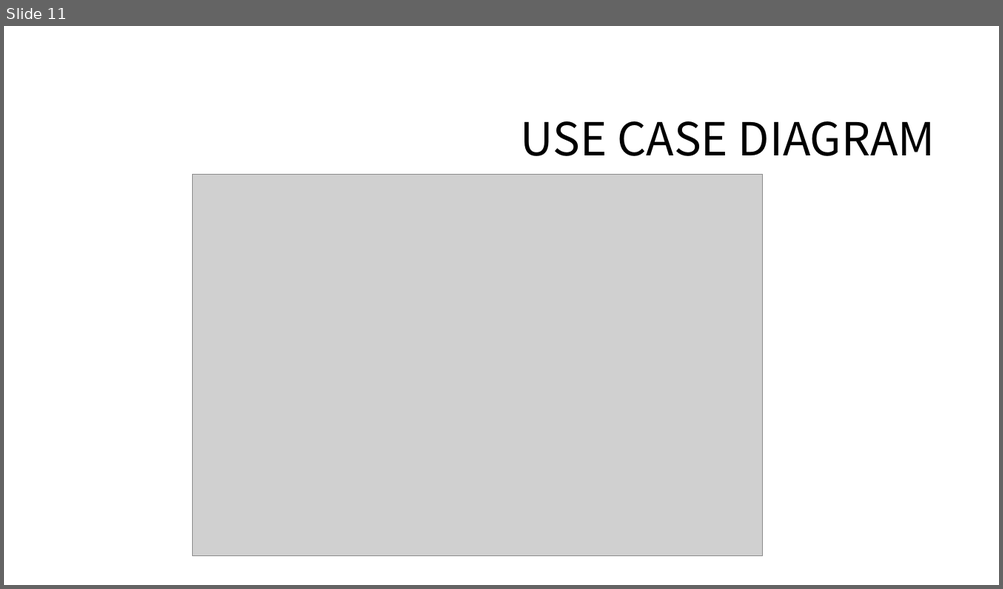
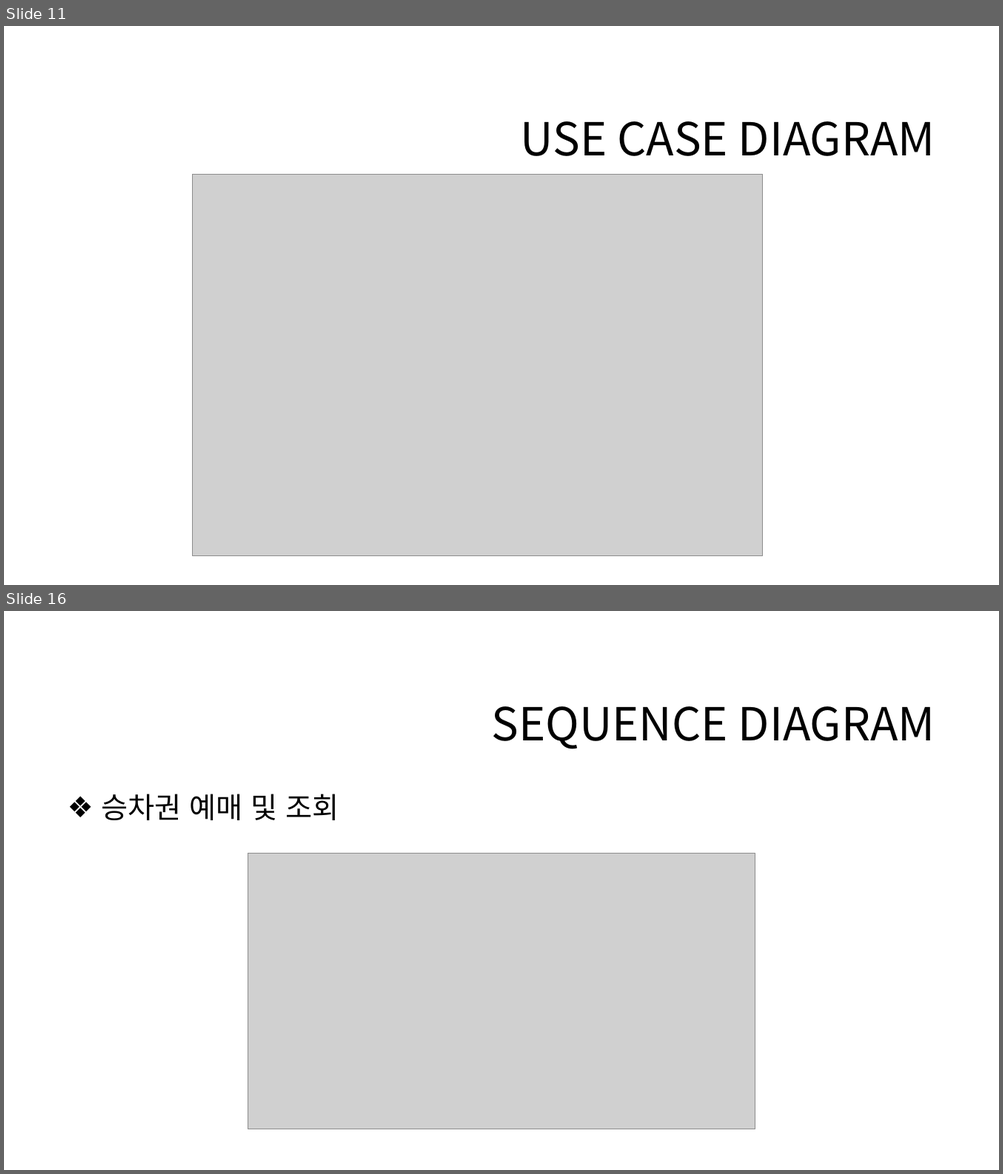
Before and after one commit to eeeeyeot/JAVATrainTicketing, a slide deck: 작업한 내용/기차 예매 프로그램 최종 발표.pptx. Shown one above the other, each under a label of ours: slide 11 before the commit, slides 11 and 16 after it; the slides between them are not shown. The pictures are 1003x589 and 1003x1174 pixels, drawn with LibreOffice and Linux fonts; fonts in the diff are those of the drawing; grey boxes stand for pictures; background and template pictures are left out. Boxes give left, top, right and bottom in pixels: in the first picture for what was removed or moved away, otherwise in the second. Text is boxed around its words. In the diff, an @@ line names an element or a change of style, - is before the commit and + after.

```diff
--- a/작업한 내용/기차 예매 프로그램 최종 발표.pptx
+++ b/작업한 내용/기차 예매 프로그램 최종 발표.pptx
@@ slide 16 added at [4,611,999,1170], background #FFFFFF @@
@@ title added at [491,706,935,749], 44 pt, text #000000 @@
+SEQUENCE DIAGRAM
@@ text added at [102,794,339,820], 28 pt, text #000000 @@
+❖ 승차권 예매 및 조회
@@ picture added at [248,854,754,1130] @@
```
Also in this commit, not shown: 9 slides changed, 11 other slides added, 3 slides removed, 19 other files.
